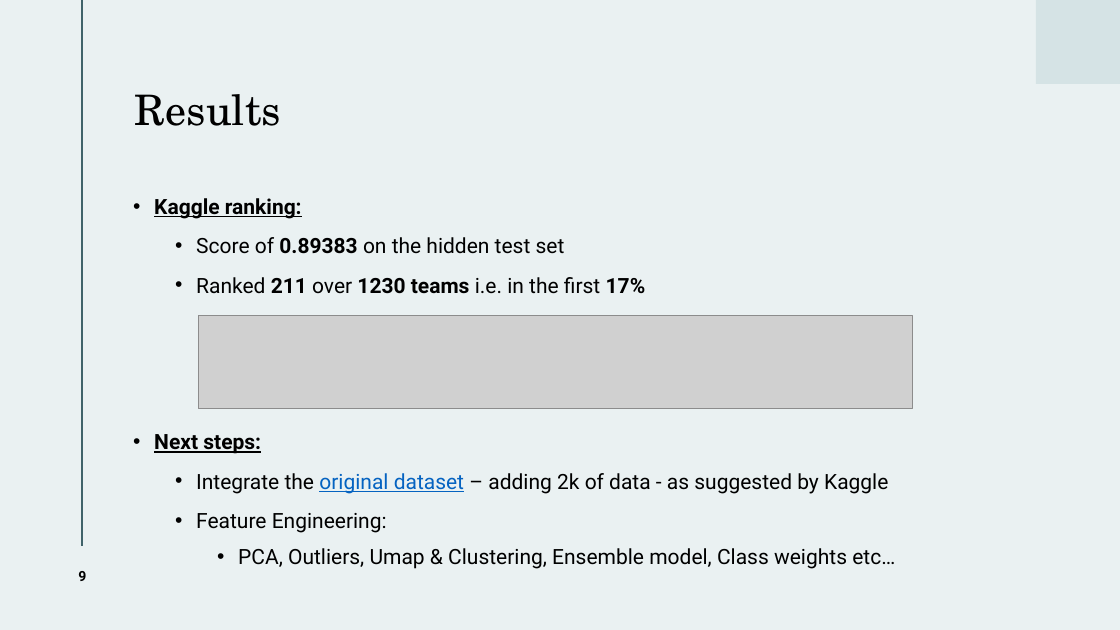
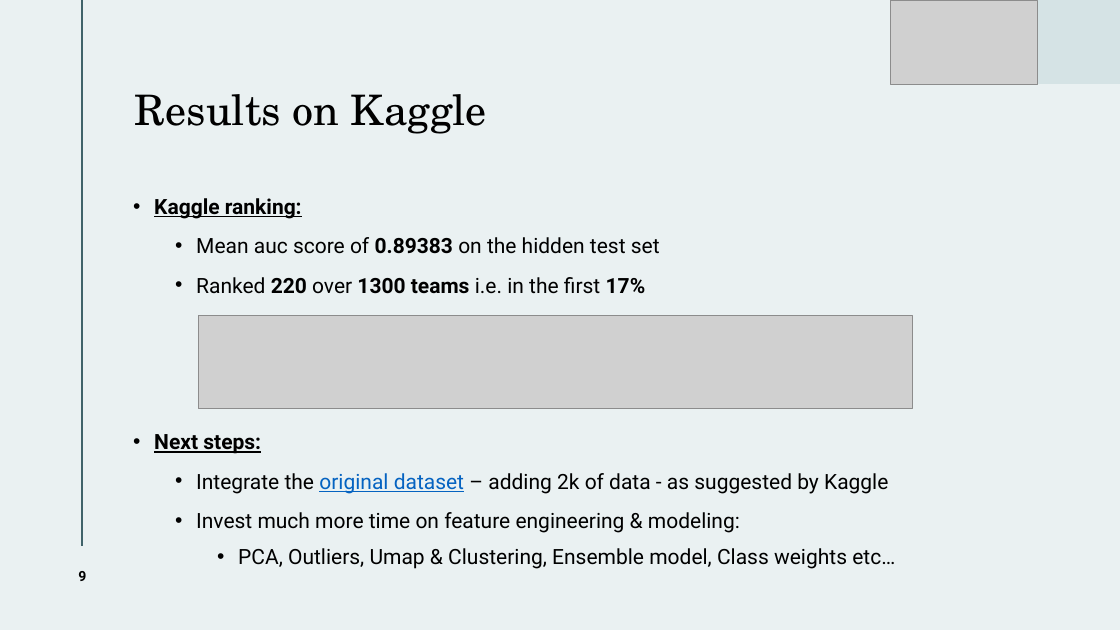
Before and after one commit to necois/kaggle, a slide deck: slide 9 of materials/Indy_2024.pptx. Drawn at 1120x630 pixels with LibreOffice and Linux fonts; fonts in the diff are those of the drawing; grey boxes stand for pictures. Boxes give left, top, right and bottom in pixels: in the first picture for what was removed or moved away, otherwise in the second. Text is boxed around its words. In the diff, an @@ line names an element or a change of style, - is before the commit and + after.

```diff
--- a/materials/Indy_2024.pptx
+++ b/materials/Indy_2024.pptx
@@ picture added at (891,0,1038,84) @@
@@ title at (135,94,487,134): text changed @@
-Results
+Results on Kaggle
@@ text at (196,237,660,294): text changed @@
-  • Score of 0.89383 on the hidden test set
-  • Ranked 211 over 1230 teams i.e. in the first 17%
+  • Mean auc score of 0.89383 on the hidden test set
+  • Ranked 220 over 1300 teams i.e. in the first 17%
@@ text at (196,512,740,533): text changed @@
-  • Feature Engineering:
+  • Invest much more time on feature engineering & modeling:
```
Also in this commit, not shown: 5 other slides changed.
